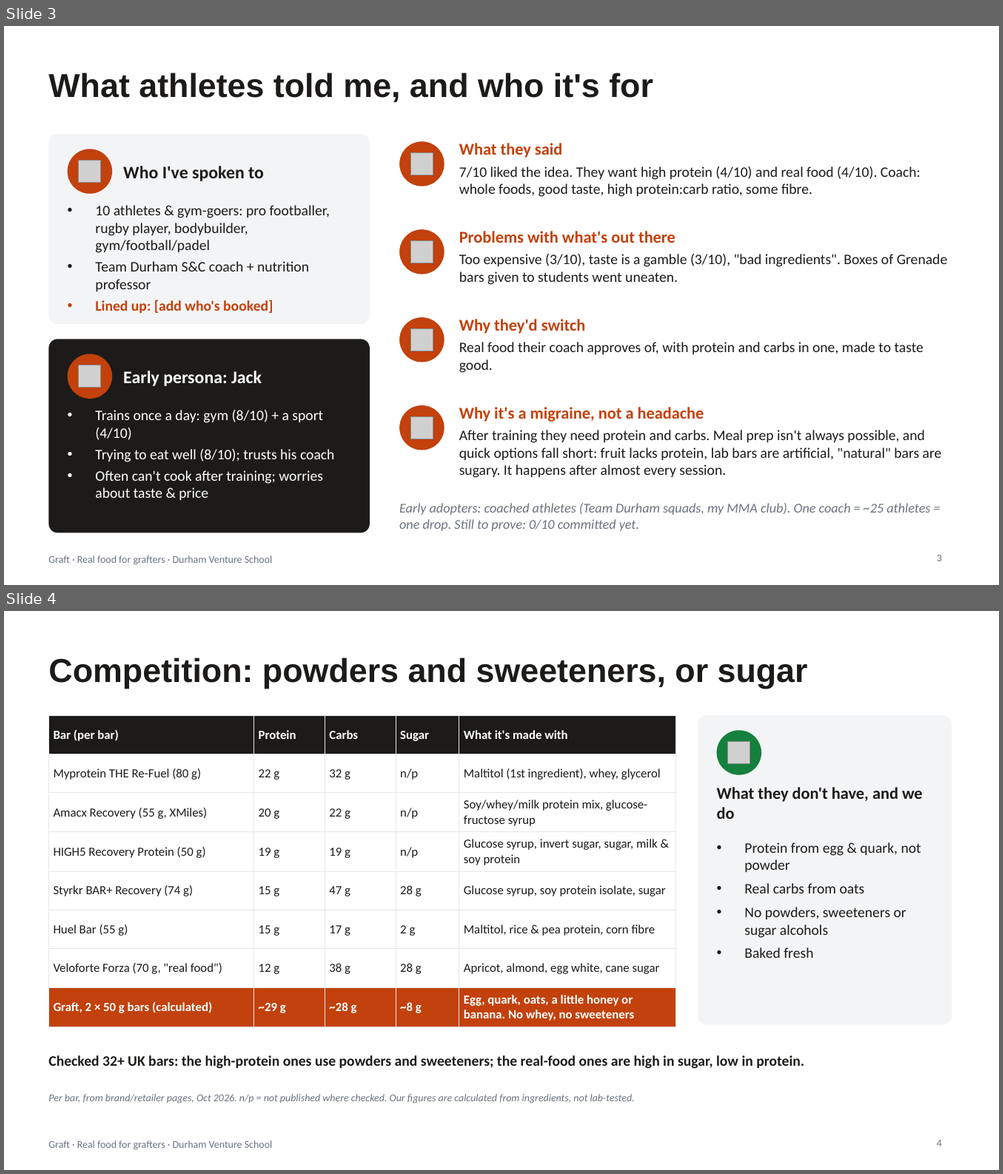
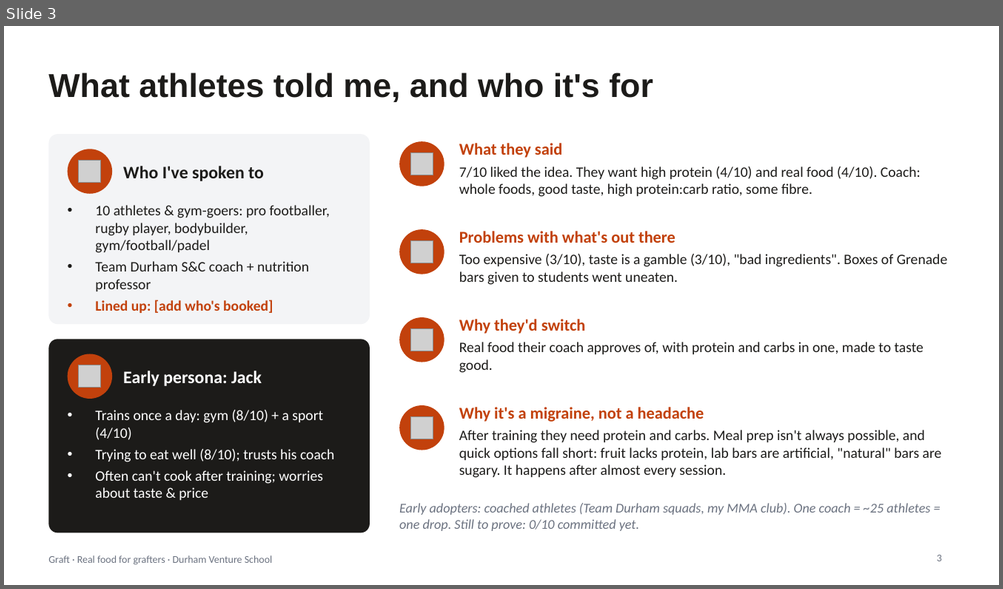
Before and after one commit to ewanh2005-alt/Ewan, a slide deck: 09-pitch/pitch-deck.pptx. Shown one above the other, each under a label of ours: slides 3 and 4 before the commit, slide 3 after it. The pictures are 1003x1174 and 1003x589 pixels, drawn with LibreOffice and Linux fonts; fonts in the diff are those of the drawing; grey boxes stand for pictures. Boxes give left, top, right and bottom in pixels: in the first picture for what was removed or moved away, otherwise in the second. Text is boxed around its words. In the diff, an @@ line names an element or a change of style, - is before the commit and + after.

```diff
--- a/09-pitch/pitch-deck.pptx
+++ b/09-pitch/pitch-deck.pptx
@@ slide 4 removed at <box>4,611,999,1170</box>, background #FFFFFF; not listed: 1 template element that a slide beside it also shows @@
@@ title removed at <box>48,658,808,688</box> @@
-Competition: powders and sweeteners, or sugar
@@ table removed at <box>48,715,675,1024</box>, 8 rows, 5 columns @@
-Bar (per bar) | Protein | Carbs | Sugar | What it's made with
-Myprotein THE Re-Fuel (80 g) | 22 g | 32 g | n/p | Maltitol (1st ingredient), whey, glycerol
-Amacx Recovery (55 g, XMiles) | 20 g | 22 g | n/p | Soy/whey/milk protein mix, glucose-fructose syrup
-HIGH5 Recovery Protein (50 g) | 19 g | 19 g | n/p | Glucose syrup, invert sugar, sugar, milk & soy protein
-Styrkr BAR+ Recovery (74 g) | 15 g | 47 g | 28 g | Glucose syrup, soy protein isolate, sugar
-Huel Bar (55 g) | 15 g | 17 g | 2 g | Maltitol, rice & pea protein, corn fibre
-Veloforte Forza (70 g, "real food") | 12 g | 38 g | 28 g | Apricot, almond, egg white, cane sugar
-Graft, 2 × 50 g bars (calculated) | ~29 g | ~28 g | ~8 g | Egg, quark, oats, a little honey or banana. No whey, no sweeteners
@@ rounded rectangle removed at <box>698,715,951,1025</box> @@
@@ ellipse removed at <box>717,730,761,775</box> @@
@@ picture removed at <box>728,741,750,764</box> @@
@@ text removed at <box>717,787,922,819</box> @@
-What they don't have, and we do
@@ text removed at <box>744,843,921,958</box> @@
-• Protein from egg & quark, not powder
-• Real carbs from oats
-• No powders, sweeteners or sugar alcohols
-• Baked fresh
@@ text removed at <box>48,1056,804,1069</box> @@
-Checked 32+ UK bars: the high-protein ones use powders and sweeteners; the real-food ones are high in sugar, low in protein.
@@ text removed at <box>48,1094,634,1104</box> @@
-Per bar, from brand/retailer pages, Oct 2026. n/p = not published where checked. Our figures are calculated from ingredients, not lab-tested.
@@ page number removed at <box>936,1140,942,1147</box> @@
-4
```
Also in this commit, not shown: 1 slide added, 7 other files.
